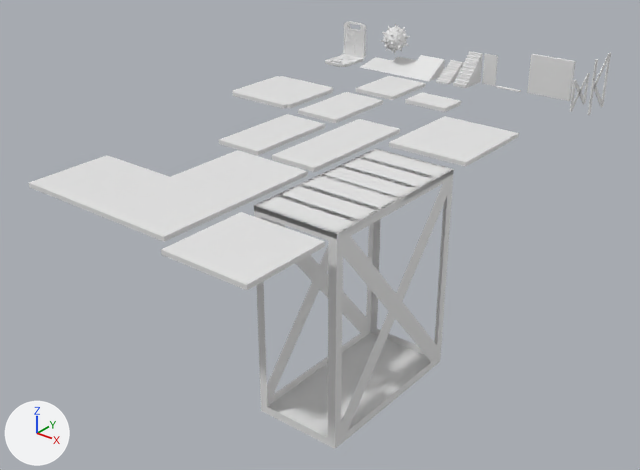
The glTF model gameplay/props/props Import/ScaleRefMeshlib.glb: old version first, new version second.
One viewpoint serves both versions: a camera (50 mm lens) standing at (38.4, -57.8, 17.4) and looking at (8.4, -20.3, -5.8). Arrows for +X, +Y and +Z are at lower left; the lights stay in place. The picture after the commit comes second. Vertices at exactly the same position are counted once.

The older version as bpy lines, for what is in view:
```python
me_plane_007 = bpy.data.meshes.new('Plane.007')
me_plane_007.from_pydata(...)  # 110 vertices, 194 faces; spans x 0.0..5.0, y 0.0..10.0, z -12.0..0.0
me_plane_008 = bpy.data.meshes.new('Plane.008')
me_plane_008.from_pydata(...)  # 72 vertices, 140 faces; spans x 0.0..3.0, y -2.0..6.0, z -0.25..0.0
me_plane_014 = bpy.data.meshes.new('Plane.014')
me_plane_014.from_pydata(...)  # a box spanning x 0.0..5.0, y 0.0..10.0, z -0.25..0.0
me_solid_237_004 = bpy.data.meshes.new('Solid 237.004')
me_solid_237_004.from_pydata(...)  # 2871 vertices, 5778 faces; spans x -1.01..1.0, y -1.47..1.49, z -0.37..2.56
ob_3x8plane = bpy.data.objects.new('3x8Plane', me_plane_008)
ob_3x8plane.location = (8.0, -22.04, 0.25)
ob_5x10plane = bpy.data.objects.new('5x10Plane', me_plane_014)
ob_5x10plane.location = (11.8, -29.62, 0.25)
ob_5x10plane_001 = bpy.data.objects.new('5x10Plane.001', me_plane_007)
ob_5x10plane_001.location = (11.8, -29.62, 0.25)
ob_solid_237_002 = bpy.data.objects.new('Solid 237.002', me_solid_237_004)
ob_solid_237_002.location = (-1.31, -5.16, 0.18)
# also in view: '3x5Plane' at (5.5, -14.5, 0.1); '5x5Plane' at (14.3, -33.0, 0.1); 'Ramp30dRef' at (5.5, -4.8, 0.6); '5x5Corner' at (6.0, -29.6, 0.1); '3x2Plane' at (9.5, -10.0, 0.1)
```
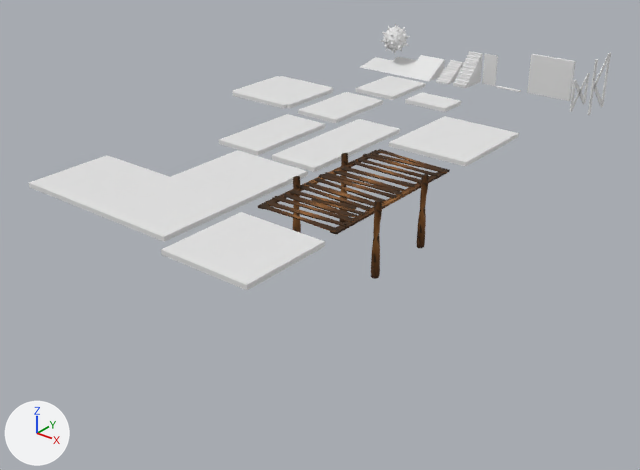
Scene script edits in JSON lines:
```json
{"op": "add", "block": "img_textureset_wood_fk_v01", "code": ["img_textureset_wood_fk_v01 = load_image('TextureSet_Wood_FK_v01', '_unpacked/TextureSet_Wood_FK_v01', 1024, 1024, 'sRGB')"]}
{"op": "add", "block": "mat_wood_fk", "code": ["mat_wood_fk = principled_material('Wood_FK')", "mat_wood_fk.texture = img_textureset_wood_fk_v01", "mat_wood_fk.roughness = 1.0"]}
{"block": "me_plane_014", "where": "# used by ob_5x10plane; location = (11.8, -29.62, 0.25)"}
{"op": "remove", "block": "me_plane_014", "code": "me_plane_014.from_pydata(...)  # 8 vertices, 12 faces; spans x 0.0..5.0, y 0.0..10.0, z -0.25..0.0"}
{"op": "add", "block": "me_plane_014", "code": "me_plane_014.from_pydata(...)  # 2650 vertices, 5200 faces; spans x -0.2..5.25, y 0.08..10.06, z -3.45..0.6"}
{"block": "me_plane_014", "change": "me_plane_014 part 1: 8 vertices removed from x 0.0..5.0, y 0.0..10.0, z -0.25..0.0; 2650 vertices added at x -0.2..5.25, y 0.08..10.06, z -3.45..0.6"}
{"op": "add", "block": "me_plane_014", "code": "me_plane_014.materials.append(mat_wood_fk)  # picture img_textureset_wood_fk_v01"}
{"op": "remove", "block": "ob_solid_237_002", "code": ["ob_solid_237_002 = bpy.data.objects.new('Solid 237.002', me_solid_237_004)", "ob_solid_237_002.location = (-1.31, -5.16, 0.18)"]}
{"op": "remove", "block": "ob_5x10plane_001", "code": ["ob_5x10plane_001 = bpy.data.objects.new('5x10Plane.001', me_plane_007)", "ob_5x10plane_001.location = (11.8, -29.62, 0.25)"]}
```

Changed parts and their boxes (x1, y1, x2, y2) in the pictures (640 x 470 px):
```json
{"object": "5x10Plane.001", "change": "deleted", "before": [254, 148, 454, 449]}
{"object": "5x10Plane", "change": "reshaped, recoloured", "before": [255, 149, 454, 238], "after": [258, 149, 450, 279], "on screen": "white to brown, 46% taller"}
{"object": "Solid 237.002", "change": "deleted", "before": [325, 21, 366, 67]}
```
